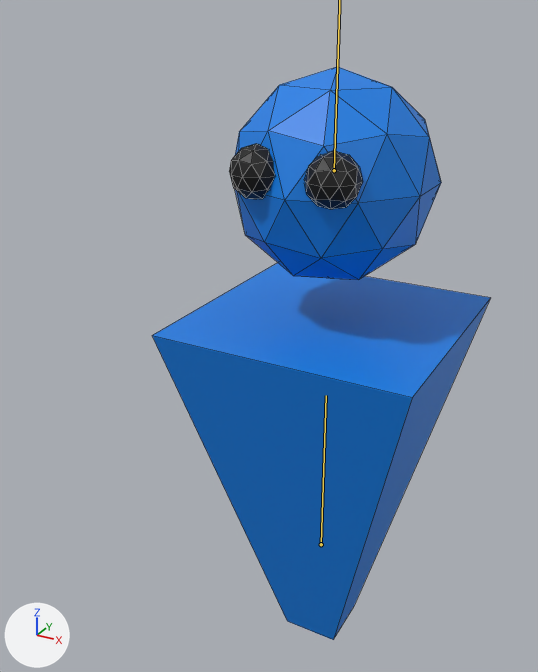
Before and after pictures for a commit that changed the Blender file Amazim/Amazim Player/Player.blend.
One viewpoint serves both versions: a 50 mm lens placed at (1.45, -3.27, 3.45), pointed at (-0.13, -0.4, 2.02). The axes (+X, +Y, +Z) are drawn at lower left. The lights are the same throughout. The first picture is the older version. The bones that bend it are drawn over the model as lines. Mesh edges are drawn as thin lines.

In view in the first picture: 'Body'.
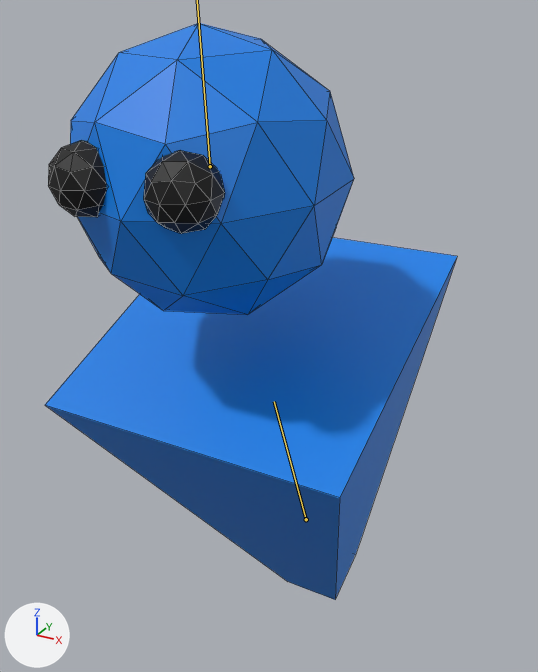
The newer file adds an action. The first version stands in its rest pose; the second is drawn at frame 20 of the action 'Walk'.

Boxes [x1, y1, x2, y2] around the edits, measured in the pictures (538 x 672 px):
'Body', posed (22% wider): before [152, 67, 490, 640]; after [45, 23, 457, 600]
bone 'Bone.001', root to tip: before (321, 544) to (326, 395); after (306, 519) to (274, 401)

Diff of the bpy script that builds the scene:
```diff
--- a/Amazim/Amazim Player/Player.blend.py
+++ b/Amazim/Amazim Player/Player.blend.py
@@ bone_bone @@
 bone_bone = bpy.data.objects['Armature.001'].pose.bones['Bone']
-bone_bone.location = (0.0, 0.0, 0.0)
-bone_bone.rotation_quaternion = (1.0, 0.0, 0.0, 0.0)  # degrees (0, 0, 0)
+bone_bone.location = (0.0, 0.199, 1.066)
+bone_bone.rotation_quaternion = (0.999, 0.042, 0.0, 0.0)  # degrees (5, 0, 0)
@@ bone_bone_001 @@
 bone_bone_001 = bpy.data.objects['Armature.001'].pose.bones['Bone.001']
-bone_bone_001.location = (0.0, 0.0, 0.0)
-bone_bone_001.rotation_quaternion = (1.0, 0.0, 0.0, 0.0)  # degrees (0, 0, 0)
+bone_bone_001.location = (0.0, 0.323, 0.211)
+bone_bone_001.rotation_quaternion = (0.981, 0.194, 0.0, 0.0)  # degrees (22, 0, 0)
```
